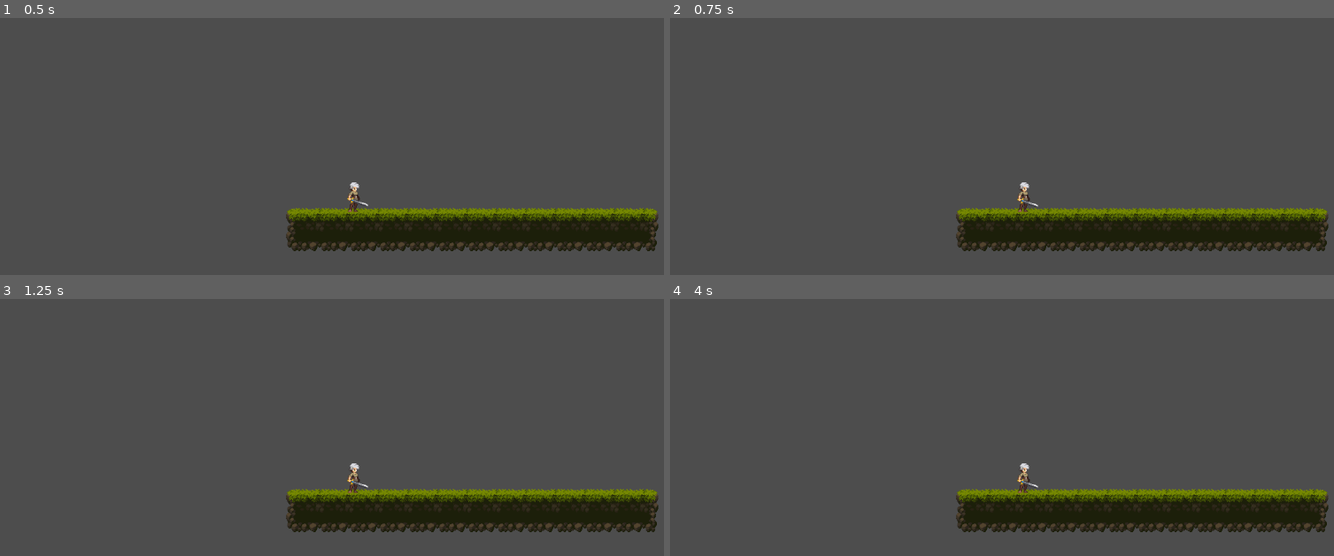
Above: before the commit, frames 1-4 (two rows, left to right).
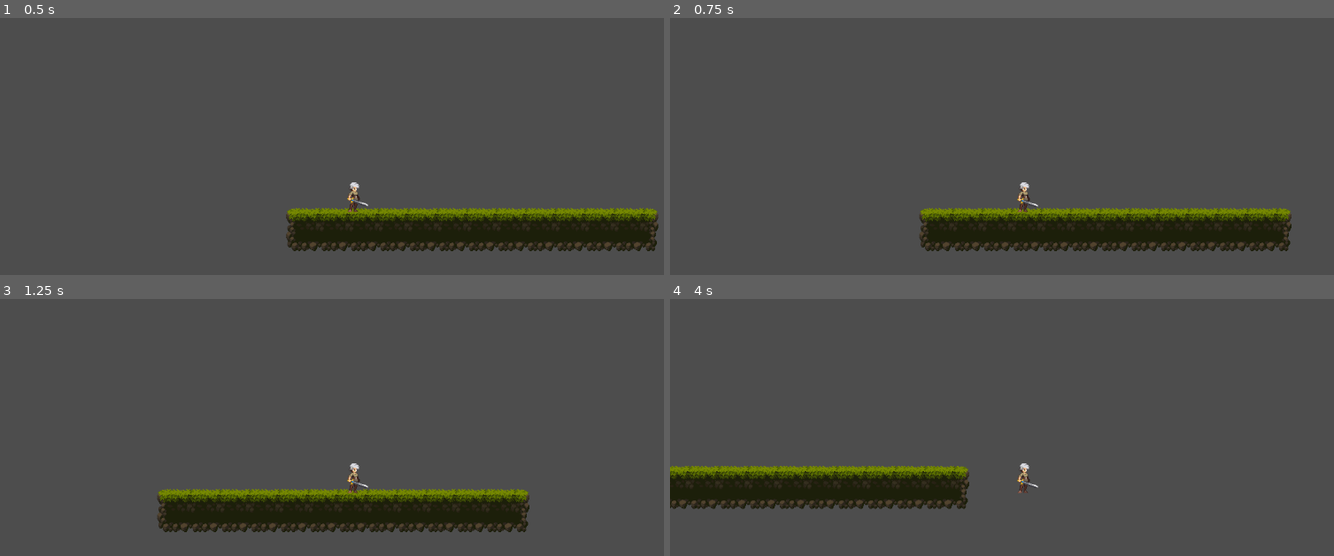
Above: after the commit, the same moments.

Repository: amusci/4FunGames
Game: Godot game, scene res://levels/level.tscn
Same seed, same stepped clock (60 frames per second), same inputs: the game is played once before the commit and once after it.
Inputs:
- Up to frame 1 (0.5 s): no input
- Up to frame 2 (0.75 s): tap Enter at 0.5 s; hold D (move_right, bound only after the commit) from 0.53 s (still down)
- Up to frame 3 (1.25 s): keep holding D (move_right, bound only after the commit)
- Up to frame 4 (4 s): release D (move_right, bound only after the commit) at 2.03 s; hold A (move_left, bound only after the commit) 2.03-2.78 s; hold D (move_right, bound only after the commit) from 2.78 s (still down)

Frame 1 is identical in both runs. In frame 2, 3.5% of the frame differs, in the area x 37-100%, y 73-91%; in frame 3, 7.3%; in frame 4, 16%, in the area x 0-100%, y 64-91%.

Commit message:
left and right movements

Diff:
--- a/Godot/playground/player.gd
+++ b/Godot/playground/player.gd
@@ -2,6 +2,7 @@
 
 const GRAVITY : int = 1000
 # setting gravity constant
+const SPEED : int = 300
 
 enum State { idle, run }
 # amount of states that the player can be in
@@ -17,6 +18,7 @@
 	# Function called every physics frame.
 	player_falling(delta)
 	player_idle(delta)
+	player_run(delta)
 
 	move_and_slide()
 
@@ -30,3 +32,11 @@
 	# Function to set the state of the player to idle
 	if is_on_floor():
 		current_state = State.idle
+
+func player_run(delta):
+	var direction = Input.get_axis("move_left","move_right")
+
+	if direction: # if there's left and right input
+		velocity.x = direction * SPEED # multiply speed to that direction
+	else: # if there's no input
+		velocity.x = move_toward(velocity.x, 0, SPEED) # move towards 0
--- a/Godot/playground/project.godot
+++ b/Godot/playground/project.godot
@@ -19,6 +19,38 @@
 
 project/assembly_name="Playground"
 
+[input]
+
+move_left={
+"deadzone": 0.5,
+"events": [Object(InputEventKey,"resource_local_to_scene":false,"resource_name":"","device":-1,"window_id":0,"alt_pressed":false,"shift_pressed":false,"ctrl_pressed":false,"meta_pressed":false,"pressed":false,"keycode":0,"physical_keycode":65,"key_label":0,"unicode":97,"echo":false,"script":null)
+, Object(InputEventKey,"resource_local_to_scene":false,"resource_name":"","device":-1,"window_id":0,"alt_pressed":false,"shift_pressed":false,"ctrl_pressed":false,"meta_pressed":false,"pressed":false,"keycode":0,"physical_keycode":4194319,"key_label":0,"unicode":0,"echo":false,"script":null)
+]
+}
+move_right={
+"deadzone": 0.5,
+"events": [Object(InputEventKey,"resource_local_to_scene":false,"resource_name":"","device":-1,"window_id":0,"alt_pressed":false,"shift_pressed":false,"ctrl_pressed":false,"meta_pressed":false,"pressed":false,"keycode":0,"physical_keycode":68,"key_label":0,"unicode":100,"echo":false,"script":null)
+, Object(InputEventKey,"resource_local_to_scene":false,"resource_name":"","device":-1,"window_id":0,"alt_pressed":false,"shift_pressed":false,"ctrl_pressed":false,"meta_pressed":false,"pressed":false,"keycode":0,"physical_keycode":4194321,"key_label":0,"unicode":0,"echo":false,"script":null)
+]
+}
+move_up={
+"deadzone": 0.5,
+"events": [Object(InputEventKey,"resource_local_to_scene":false,"resource_name":"","device":-1,"window_id":0,"alt_pressed":false,"shift_pressed":false,"ctrl_pressed":false,"meta_pressed":false,"pressed":false,"keycode":0,"physical_keycode":87,"key_label":0,"unicode":119,"echo":false,"script":null)
+, Object(InputEventKey,"resource_local_to_scene":false,"resource_name":"","device":-1,"window_id":0,"alt_pressed":false,"shift_pressed":false,"ctrl_pressed":false,"meta_pressed":false,"pressed":false,"keycode":0,"physical_keycode":4194320,"key_label":0,"unicode":0,"echo":false,"script":null)
+]
+}
+move_down={
+"deadzone": 0.5,
+"events": [Object(InputEventKey,"resource_local_to_scene":false,"resource_name":"","device":-1,"window_id":0,"alt_pressed":false,"shift_pressed":false,"ctrl_pressed":false,"meta_pressed":false,"pressed":false,"keycode":0,"physical_keycode":83,"key_label":0,"unicode":115,"echo":false,"script":null)
+, Object(InputEventKey,"resource_local_to_scene":false,"resource_name":"","device":-1,"window_id":0,"alt_pressed":false,"shift_pressed":false,"ctrl_pressed":false,"meta_pressed":false,"pressed":false,"keycode":0,"physical_keycode":4194322,"key_label":0,"unicode":0,"echo":false,"script":null)
+]
+}
+jump={
+"deadzone": 0.5,
+"events": [Object(InputEventKey,"resource_local_to_scene":false,"resource_name":"","device":-1,"window_id":0,"alt_pressed":false,"shift_pressed":false,"ctrl_pressed":false,"meta_pressed":false,"pressed":false,"keycode":0,"physical_keycode":32,"key_label":0,"unicode":32,"echo":false,"script":null)
+]
+}
+
 [layer_names]
 
 2d_physics/layer_1="Ground"
